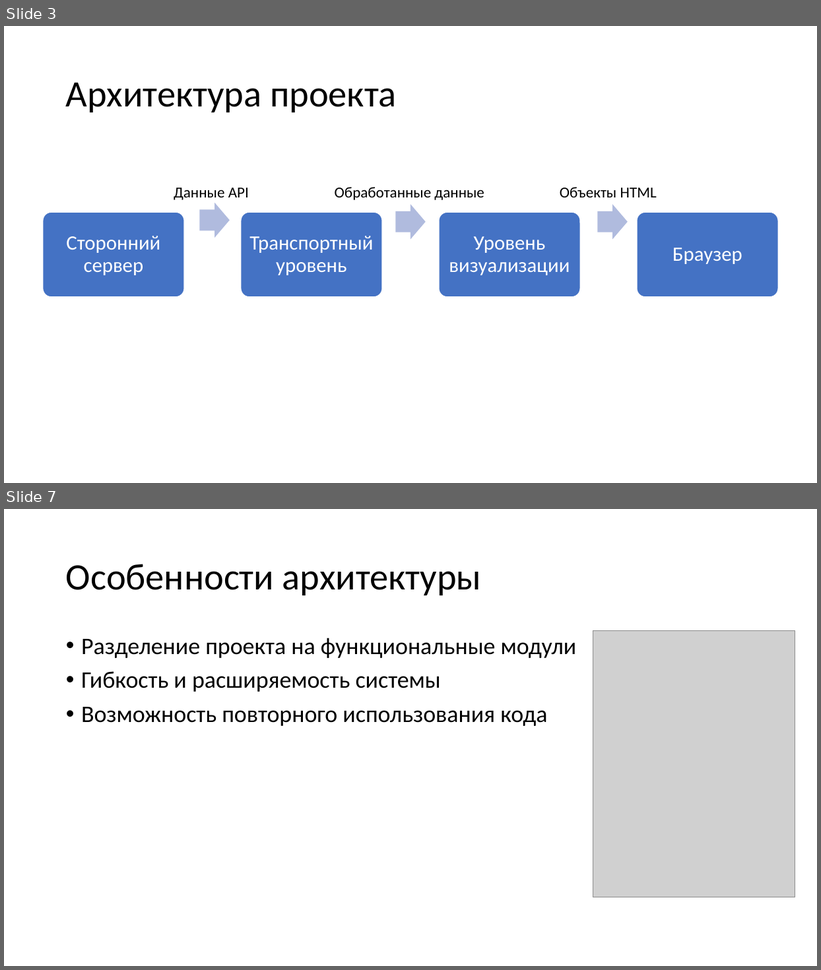
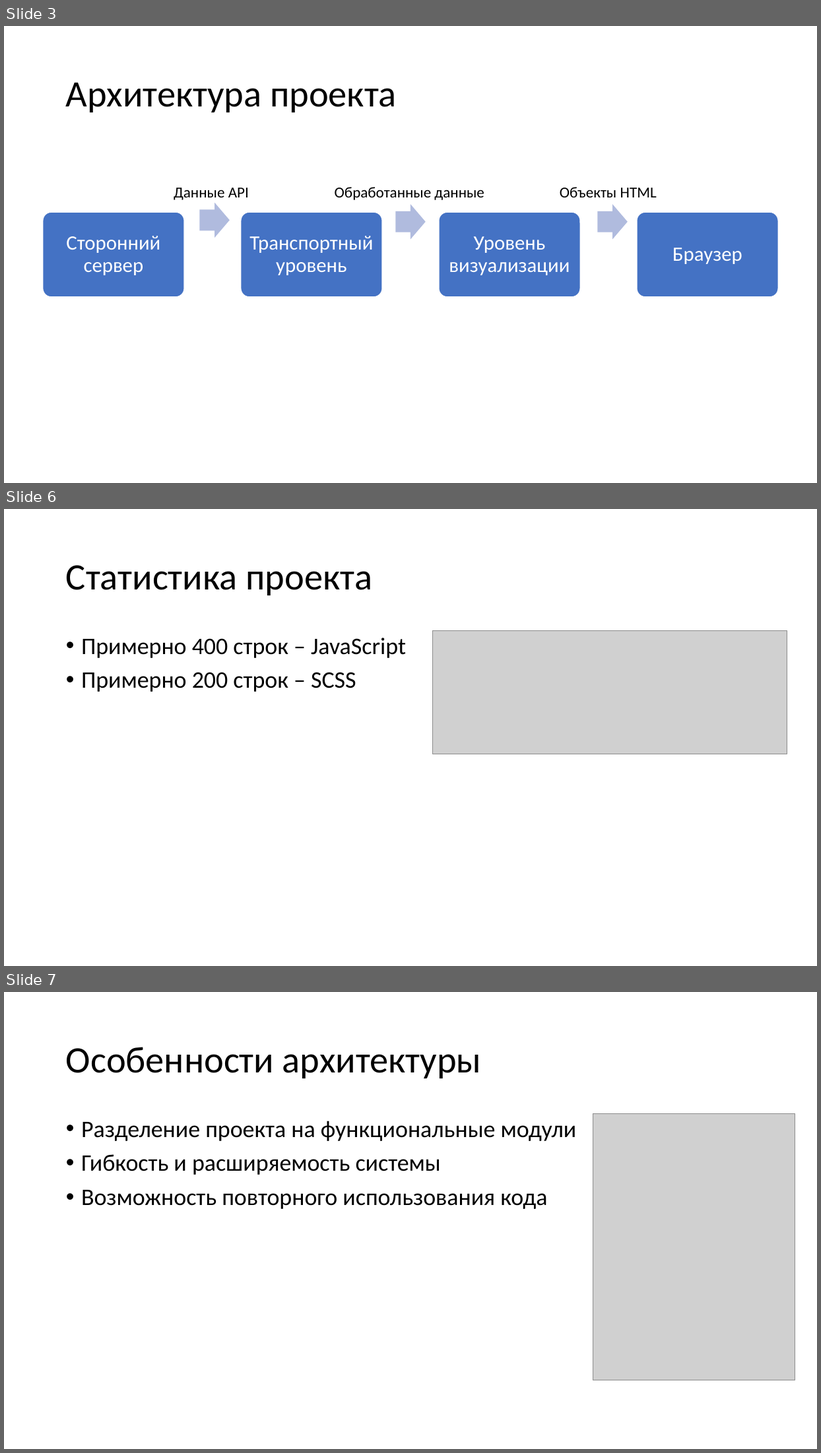
Before and after one commit to greendolf/javascript_semestr, a slide deck: semestr.pptx. Shown one above the other, each under a label of ours: slides 3 and 7 before the commit, slides 3, 6 and 7 after it; the slides between them are not shown. The pictures are 821x970 and 821x1453 pixels, drawn with LibreOffice and Linux fonts; fonts in the diff are those of the drawing; grey boxes stand for pictures. Boxes give left, top, right and bottom in pixels: in the first picture for what was removed or moved away, otherwise in the second. Text is boxed around its words. In the diff, an @@ line names an element or a change of style, - is before the commit and + after.

```diff
--- a/semestr.pptx
+++ b/semestr.pptx
@@ slide 6 added at (4, 509, 817, 966), background #FFFFFF @@
@@ title added at (66, 565, 373, 595), 44 pt, text #000000 @@
+Статистика проекта
@@ text added at (81, 638, 406, 692), 28 pt, text #000000 @@
+• Примерно 400 строк – JavaScript
+• Примерно 200 строк – SCSS
@@ picture added at (433, 631, 788, 755) @@
```
Also in this commit, not shown: 3 slides changed, 1 other slide added, 1 slide removed, 1 other file.
